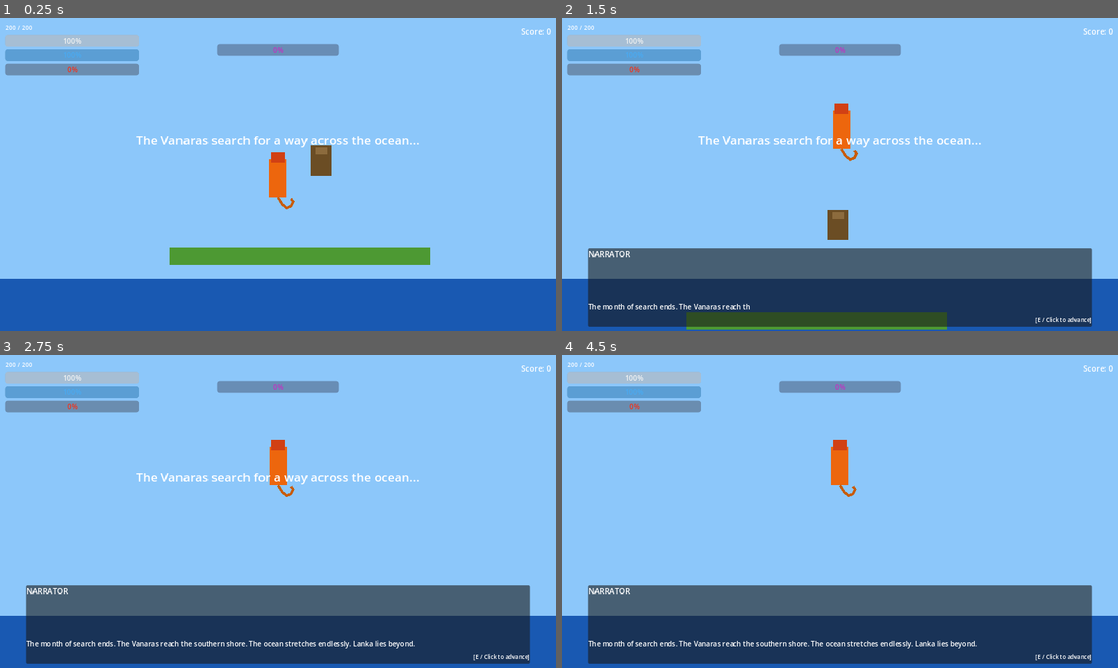
Above: before the commit, frames 1-4 (two rows, left to right).
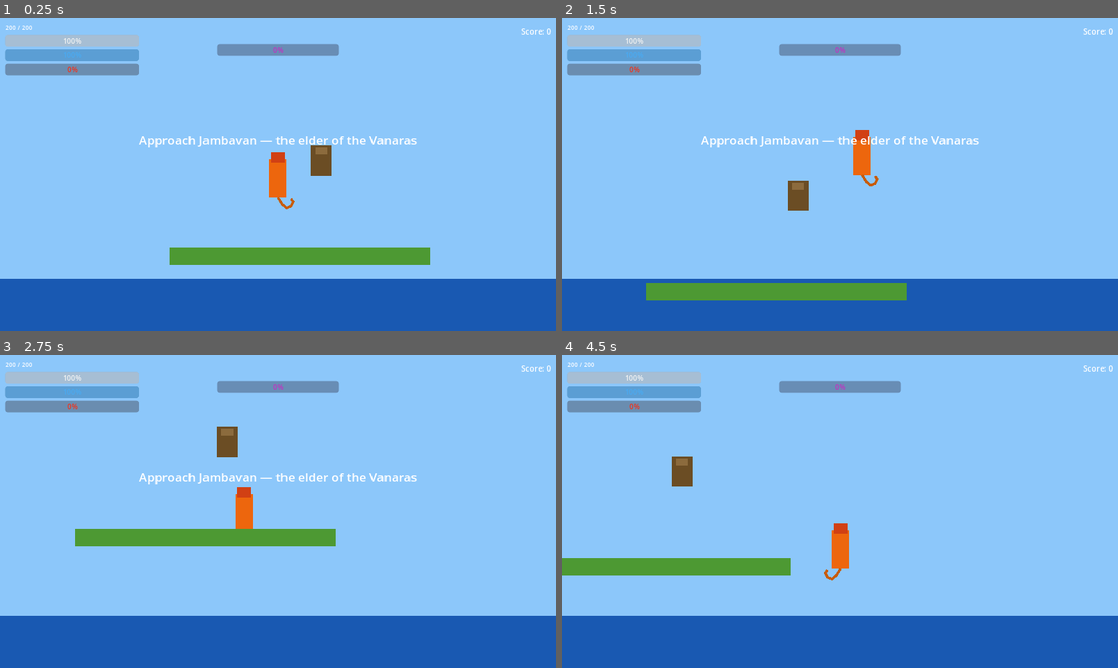
Above: after the commit, the same moments.

Repository: sushritha22496-lang/MediShift
Game: Godot game, scene res://scenes/chapters/ch2_great_leap.tscn
Two runs of this game, one before a commit and one after it. Both use one fixed random seed, a clock stepped at 60 frames per second and the inputs below. This scene is started directly instead of the project's main scene.
Inputs:
- Up to frame 1 (0.25 s): no input
- Up to frame 2 (1.5 s): tap Enter at 0.5, 1.25 s; hold D (move_right) from 0.53 s (still down); tap 2 (anima) at 0.6 s; tap Space (jump) at 0.77 s; tap Ctrl (attack) at 1.35 s
- Up to frame 3 (2.75 s): tap Space (jump) at 1.52 s; tap Enter at 2 s; release D (move_right) at 2.03 s; hold A (move_left) from 2.03 s (still down); hold Shift (dash) from 2.03 s (still down)
- Up to frame 4 (4.5 s): tap Enter at 2.75, 3.5, 4.25 s; release A (move_left) at 2.78 s; release Shift (dash) at 2.78 s; hold D (move_right) 2.78-4.28 s; tap F (fly) at 2.85 s; tap Space (jump) at 3.02, 3.77 s; tap 4 (garima) at 3.6 s; hold A (move_left) from 4.28 s (still down); tap Alt (heavy_attack) at 4.35 s

The runs differ from the first frame. In frame 1, 0.7% of the frame differs, in the area x 24-76%, y 37-42%; in frame 2, 25%; in frame 3, 27%, in the area x 4-96%, y 22-99%; in frame 4, 26%.

Commit message:
Fix SUGRIVA/PUSHPAKA cheat codes (were no-ops) and dead Jambavan trigger
'all_chapters'/'all_levels' cheat effects were an empty pass statement
despite being advertised as unlocking chapter access — now sets a real
GameManager flag that the Journey Map honors, showing every chapter as
accessible. Also fixed Chapter 2's Jambavan encounter: the dialogue
previously fired on a blind 1-second timer regardless of the player's
position, while the JambavanVis sprite and trigger Area2D sat there
doing nothing. Now the encounter correctly waits for the player to
actually reach him.

Diff:
--- a/scripts/chapters/Chapter2GreatLeap.gd
+++ b/scripts/chapters/Chapter2GreatLeap.gd
@@ -32,16 +32,14 @@
 func _ready() -> void:
 	AudioManager.play_bgm("leap")
 	jambavan_trigger.body_entered.connect(_start_jambavan)
-	_show_task("The Vanaras search for a way across the ocean...")
-	_start_jambavan_intro()
+	_show_task("Approach Jambavan — the elder of the Vanaras")
 
-func _start_jambavan_intro() -> void:
-	await get_tree().create_timer(1.0).timeout
+func _start_jambavan(body: Node) -> void:
+	if not body.is_in_group("player"):
+		return
+	jambavan_trigger.body_entered.disconnect(_start_jambavan)
 	DialogueManager.start_dialogue("great_leap_narration")
 	DialogueManager.dialogue_ended.connect(_after_jambavan, CONNECT_ONE_SHOT)
-
-func _start_jambavan(_body) -> void:
-	pass
 
 func _after_jambavan(_id: String) -> void:
 	GameManager.unlock_power("fly")
--- a/scripts/global/CheatCodes.gd
+++ b/scripts/global/CheatCodes.gd
@@ -94,7 +94,7 @@
 			if player:
 				player.one_hit_kill = activate
 		"all_chapters", "all_levels":
-			pass
+			GameManager.cheat_unlock_all_chapters = activate
 		"super_speed":
 			if player:
 				player.speed_multiplier = 3.0 if activate else 1.0
--- a/scripts/global/GameManager.gd
+++ b/scripts/global/GameManager.gd
@@ -14,6 +14,7 @@
 
 var current_state: GameState = GameState.MENU
 var current_chapter: Chapter = Chapter.KISHKINDHA
+var cheat_unlock_all_chapters: bool = false
 var score: int = 0
 var enemies_defeated: int = 0
 var bosses_defeated: Array[String] = []
@@ -147,6 +148,7 @@
 	powers_unlocked["gada"] = true
 	for key in story_flags:
 		story_flags[key] = false
+	cheat_unlock_all_chapters = false
 	CheatCodes.reset()
 	start_chapter(Chapter.KISHKINDHA)
 
--- a/scripts/ui/WorldMap.gd
+++ b/scripts/ui/WorldMap.gd
@@ -174,6 +174,8 @@
 func _node_state(n: Dictionary) -> String:
 	if n.chapter == -1:
 		return "lore"
+	if GameManager.cheat_unlock_all_chapters:
+		return "completed" if n.chapter != GameManager.current_chapter else "current"
 	if n.chapter < GameManager.current_chapter:
 		return "completed"
 	elif n.chapter == GameManager.current_chapter:
Not shown, changed: docs/index.html
Not shown, changed: docs/index.pck
Not shown, changed: docs/index.service.worker.js
